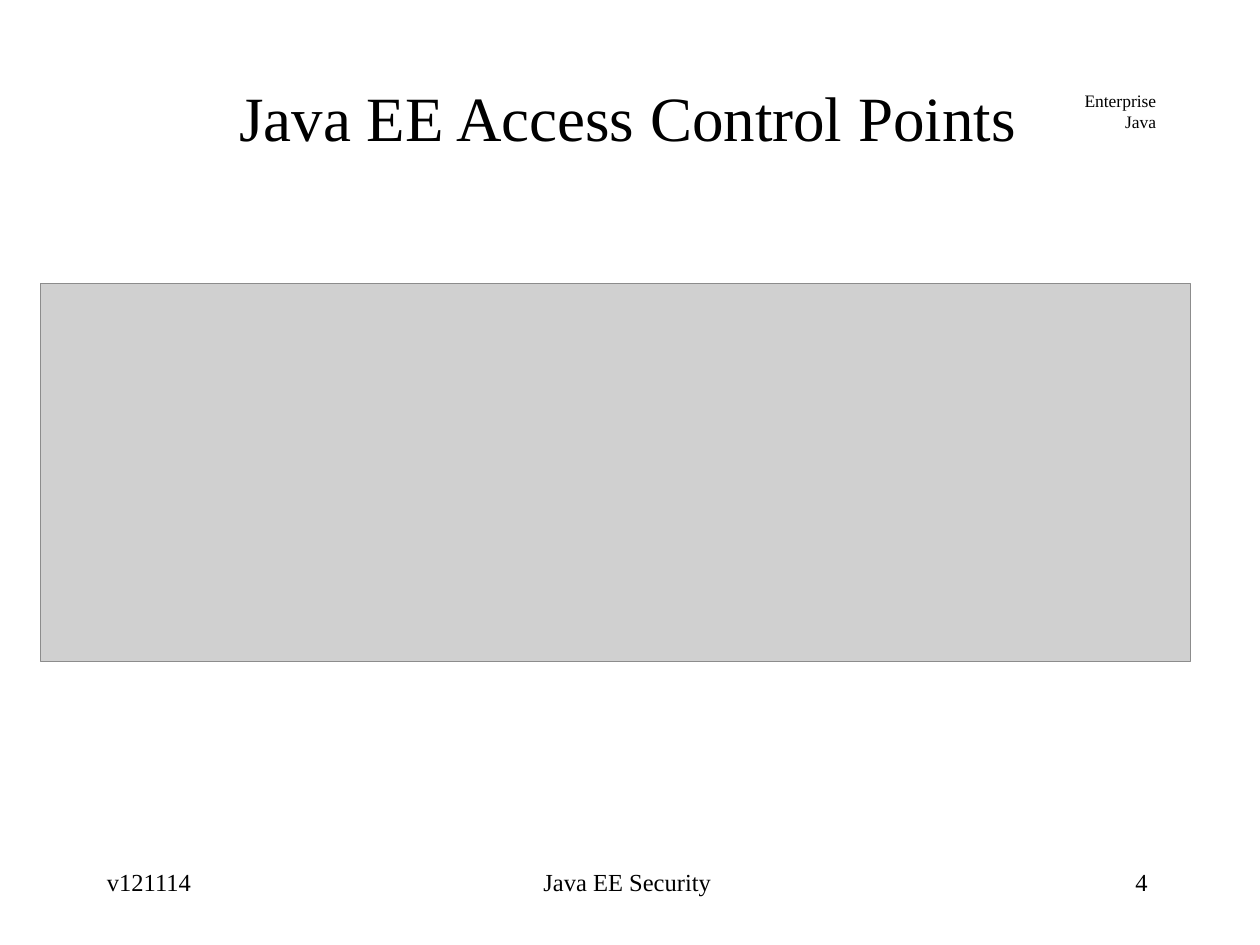
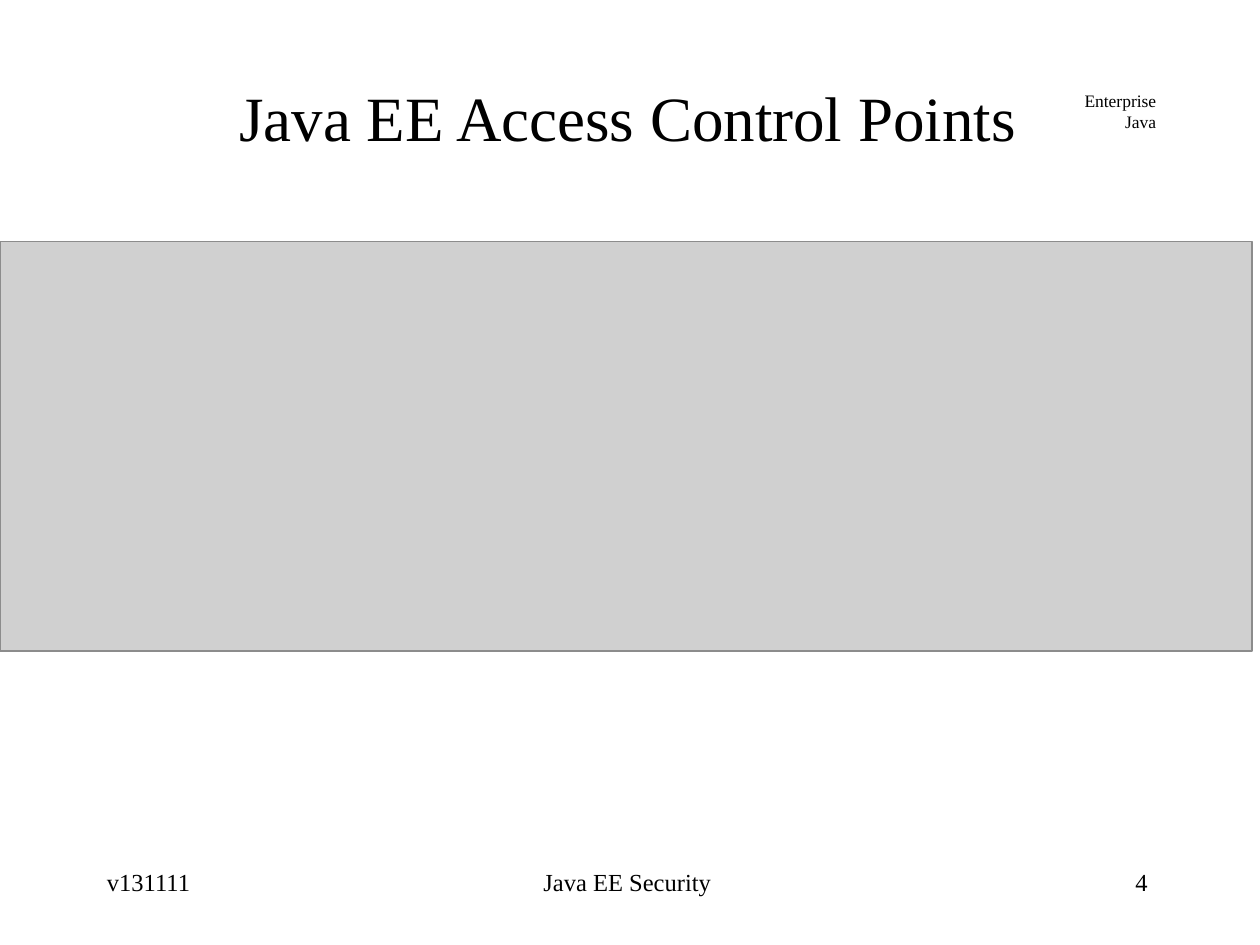
Before and after one commit to jcstaff/ejava-javaee, a slide deck: slide 4 of securePing/src/site/resources/lectures/javaeeSecurity.ppt. Drawn at 1260x945 pixels with LibreOffice and Linux fonts; fonts in the diff are those of the drawing; grey boxes stand for pictures. Boxes give left, top, right and bottom in pixels: in the first picture for what was removed or moved away, otherwise in the second. Text is boxed around its words. In the diff, an @@ line names an element or a change of style, - is before the commit and + after.

```diff
--- a/securePing/src/site/resources/lectures/javaeeSecurity.ppt
+++ b/securePing/src/site/resources/lectures/javaeeSecurity.ppt
@@ picture: place and size @@
-picture at [40,284,1189,662]
+picture at [0,242,1252,651]
@@ text at [107,874,190,892]: text changed @@
-v121114
+v131111
```
Also in this commit, not shown: 38 other slides changed, 1 other file.
